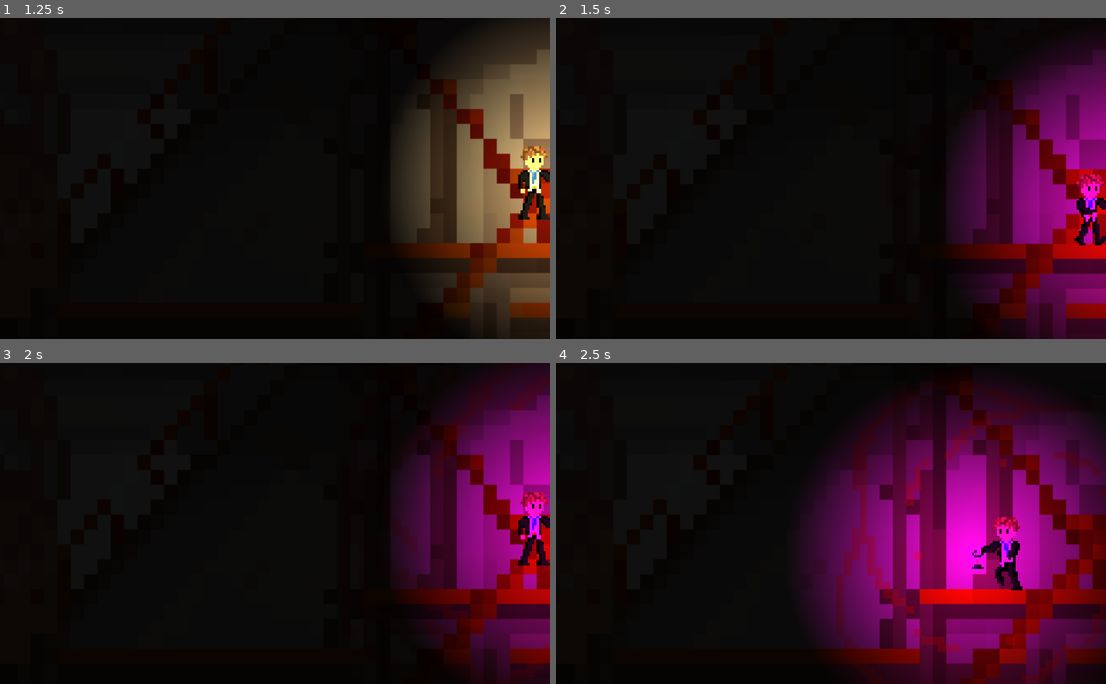
Above: before the commit, frames 1-4 (two rows, left to right).
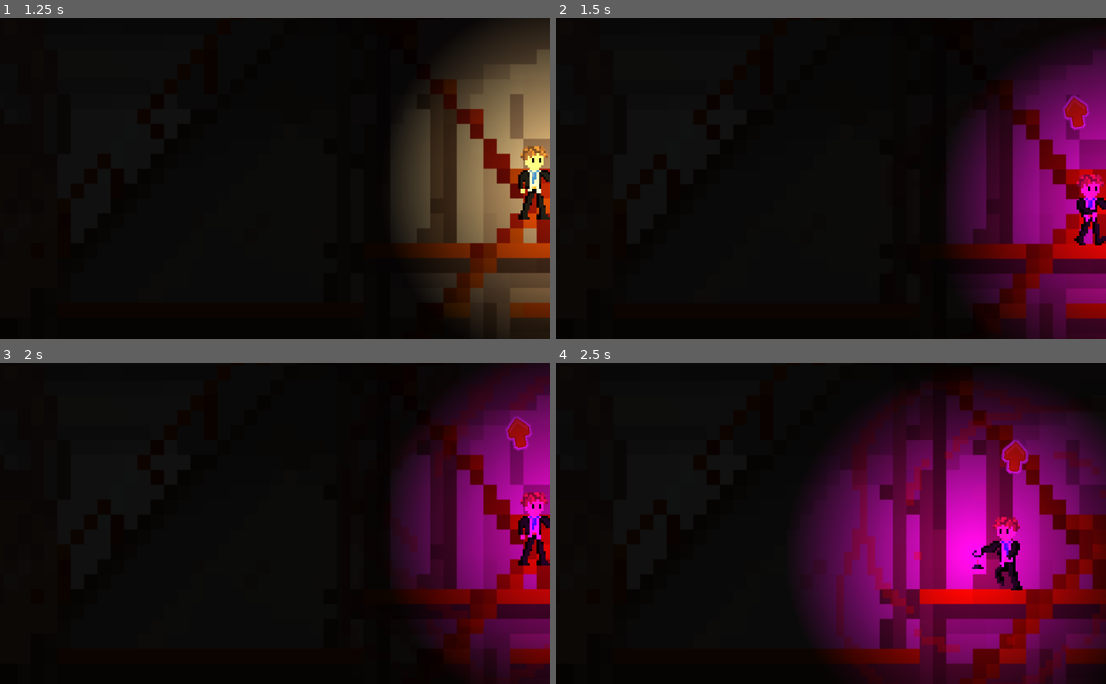
Above: after the commit, the same moments.

Repository: Joogensen/Lumen-Essense
Game: Godot game, scene res://Scenes/main.tscn
The game is run twice, just before and just after one commit, with the same random seed, the same clock (stepped at 60 frames per second) and the same inputs.
Inputs:
- Up to frame 1 (1.25 s): tap Enter at 0.5 s; hold Right (right) from 0.53 s (still down); hold E (light_switch) from 0.53 s (still down); tap Space (jump) at 0.77 s
- Up to frame 2 (1.5 s): keep holding Right (right); release E (light_switch) at 1.28 s; tap C (change_light_color) at 1.35 s
- Up to frame 3 (2 s): keep holding Right (right); tap Space (jump) at 1.52 s; tap E (light_switch) at 1.55 s
- Up to frame 4 (2.5 s): release Right (right) at 2.03 s; hold Left (left) from 2.03 s (still down); hold E (light_switch) from 2.03 s (still down)

Frame 1 is identical in both runs. In frame 2, 0.4% of the frame differs, in the area x 92-98%, y 23-35%; in frame 3, 0.4%; in frame 4, 0.4%, in the area x 80-86%, y 23-35%.

Commit message:
Feature/Arrow
Implemented an arrow that points towards the objective. It is only active in uv mode.

Diff:
--- a/Scenes/main.tscn
+++ b/Scenes/main.tscn
@@ -6,6 +6,7 @@
 [ext_resource type="Script" path="res://Scripts/point_light_2d_2.gd" id="4_ii5tc"]
 [ext_resource type="PackedScene" uid="uid://qw0pg7dirpay" path="res://Scenes/fuel.tscn" id="5_ieyf2"]
 [ext_resource type="Script" path="res://Scripts/area_2d.gd" id="5_v8i7n"]
+[ext_resource type="Texture2D" uid="uid://2mquoxs2eyn2" path="res://Sprites/arrow.png" id="6_0g6ni"]
 [ext_resource type="Texture2D" uid="uid://hf8ksyfjwmb8" path="res://Sprites/10.png" id="6_j5p50"]
 [ext_resource type="Script" path="res://Scripts/static_body_2d_5.gd" id="8_jq0ix"]
 [ext_resource type="PackedScene" uid="uid://c13ceq0624wy8" path="res://Scenes/LightSwitch.tscn" id="10_as27t"]
@@ -49,21 +50,21 @@
 [sub_resource type="WorldBoundaryShape2D" id="WorldBoundaryShape2D_tve56"]
 distance = -113.0
 
-[sub_resource type="RectangleShape2D" id="RectangleShape2D_qlk1d"]
-size = Vector2(38.5, 30.5)
-
-[sub_resource type="RectangleShape2D" id="RectangleShape2D_i8xte"]
-size = Vector2(17, 13.5)
-
-[sub_resource type="RectangleShape2D" id="RectangleShape2D_qos6a"]
-size = Vector2(161, 29)
-
 [sub_resource type="SegmentShape2D" id="SegmentShape2D_b5lgk"]
 a = Vector2(128, -8)
 b = Vector2(-111, -9)
 
 [sub_resource type="RectangleShape2D" id="RectangleShape2D_w8vq3"]
 size = Vector2(59, 53)
+
+[sub_resource type="RectangleShape2D" id="RectangleShape2D_qlk1d"]
+size = Vector2(38.5, 30.5)
+
+[sub_resource type="RectangleShape2D" id="RectangleShape2D_i8xte"]
+size = Vector2(17, 13.5)
+
+[sub_resource type="RectangleShape2D" id="RectangleShape2D_qos6a"]
+size = Vector2(161, 29)
 
 [node name="Main" type="Node2D"]
 light_mask = 8
@@ -74,11 +75,6 @@
 position = Vector2(580, 319)
 scale = Vector2(0.557617, 0.626953)
 texture = ExtResource("1_5uln4")
-
-[node name="CanvasModulate" type="CanvasModulate" parent="."]
-light_mask = 8
-visibility_layer = 8
-color = Color(0.0666667, 0.0666667, 0.0666667, 1)
 
 [node name="ColorRect" type="ColorRect" parent="."]
 offset_left = 1087.0
@@ -87,13 +83,19 @@
 offset_bottom = 226.0
 color = Color(0, 0, 0, 1)
 
-[node name="Area2D" parent="." node_paths=PackedStringArray("canvas_modulate_node") instance=ExtResource("10_as27t")]
+[node name="LightSwitch" parent="." node_paths=PackedStringArray("canvas_modulate_node") instance=ExtResource("10_as27t")]
 position = Vector2(1102, 210)
 canvas_modulate_node = NodePath("../CanvasModulate")
 
-[node name="Player" parent="." node_paths=PackedStringArray("canvas_modulate_node") instance=ExtResource("1_ahjb2")]
+[node name="CanvasModulate" type="CanvasModulate" parent="."]
+light_mask = 0
+visibility_layer = 0
+color = Color(0.0666667, 0.0666667, 0.0666667, 1)
+
+[node name="Player" parent="." node_paths=PackedStringArray("canvas_modulate_node", "light_switch") instance=ExtResource("1_ahjb2")]
 position = Vector2(1089, 428)
 canvas_modulate_node = NodePath("../CanvasModulate")
+light_switch = NodePath("../LightSwitch")
 metadata/_edit_group_ = true
 
 [node name="Camera2D" type="Camera2D" parent="Player"]
@@ -123,6 +125,13 @@
 current_fuel = 50.0
 canvas_modulate_node = NodePath("../../CanvasModulate")
 
+[node name="Arrow" type="Sprite2D" parent="Player"]
+visible = false
+light_mask = 5
+texture_filter = 1
+scale = Vector2(0.1, 0.1)
+texture = ExtResource("6_0g6ni")
+
 [node name="Floor1" type="StaticBody2D" parent="." groups=["Platforms"]]
 metadata/_edit_group_ = true
 
@@ -210,6 +219,56 @@
 
 [node name="CollisionShape2D" type="CollisionShape2D" parent="BottomBoundary"]
 shape = SubResource("WorldBoundaryShape2D_tve56")
+
+[node name="Spikes" type="Area2D" parent="." groups=["Death"]]
+script = ExtResource("5_v8i7n")
+
+[node name="CollisionShape2D" type="CollisionShape2D" parent="Spikes"]
+position = Vector2(381, 598)
+shape = SubResource("SegmentShape2D_b5lgk")
+
+[node name="Sprite2D" type="Sprite2D" parent="Spikes"]
+position = Vector2(309, 625)
+scale = Vector2(1.19231, 1.1875)
+texture = ExtResource("6_j5p50")
+flip_v = true
+
+[node name="Sprite2D2" type="Sprite2D" parent="Spikes"]
+position = Vector2(387, 625)
+scale = Vector2(1.19231, 1.1875)
+texture = ExtResource("6_j5p50")
+flip_v = true
+
+[node name="Sprite2D3" type="Sprite2D" parent="Spikes"]
+position = Vector2(466, 625)
+scale = Vector2(1.19231, 1.1875)
+texture = ExtResource("6_j5p50")
+flip_v = true
+
+[node name="fuel" parent="." groups=["lantern_fuel"] instance=ExtResource("5_ieyf2")]
+position = Vector2(601, 135)
+
+[node name="fuel2" parent="." groups=["lantern_fuel"] instance=ExtResource("5_ieyf2")]
+position = Vector2(85, 390)
+
+[node name="BackgroundMusic" type="AudioStreamPlayer2D" parent="."]
+volume_db = -20.0
+autoplay = true
+
+[node name="Crate" type="RigidBody2D" parent="."]
+position = Vector2(592, 464)
+mass = 0.1
+metadata/_edit_group_ = true
+
+[node name="ColorRect" type="ColorRect" parent="Crate"]
+offset_top = -13.0
+offset_right = 59.0
+offset_bottom = 40.0
+color = Color(0.633792, 0.43595, 0.180674, 1)
+
+[node name="CollisionShape2D" type="CollisionShape2D" parent="Crate"]
+position = Vector2(29.5, 13.5)
+shape = SubResource("RectangleShape2D_w8vq3")
 
 [node name="UvPlatform1" type="StaticBody2D" parent="." groups=["uv_platform"]]
 script = ExtResource("8_jq0ix")
@@ -256,53 +315,3 @@
 [node name="CollisionShape2D" type="CollisionShape2D" parent="UvPlatform3"]
 position = Vector2(417.5, 506.5)
 shape = SubResource("RectangleShape2D_qos6a")
-
-[node name="Spikes" type="Area2D" parent="." groups=["Death"]]
-script = ExtResource("5_v8i7n")
-
-[node name="CollisionShape2D" type="CollisionShape2D" parent="Spikes"]
-position = Vector2(381, 598)
-shape = SubResource("SegmentShape2D_b5lgk")
-
-[node name="Sprite2D" type="Sprite2D" parent="Spikes"]
-position = Vector2(309, 625)
-scale = Vector2(1.19231, 1.1875)
-texture = ExtResource("6_j5p50")
-flip_v = true
-
-[node name="Sprite2D2" type="Sprite2D" parent="Spikes"]
-position = Vector2(387, 625)
-scale = Vector2(1.19231, 1.1875)
-texture = ExtResource("6_j5p50")
-flip_v = true
-
-[node name="Sprite2D3" type="Sprite2D" parent="Spikes"]
-position = Vector2(466, 625)
-scale = Vector2(1.19231, 1.1875)
-texture = ExtResource("6_j5p50")
-flip_v = true
-
-[node name="fuel" parent="." groups=["lantern_fuel"] instance=ExtResource("5_ieyf2")]
-position = Vector2(601, 135)
-
-[node name="fuel2" parent="." groups=["lantern_fuel"] instance=ExtResource("5_ieyf2")]
-position = Vector2(85, 390)
-
-[node name="BackgroundMusic" type="AudioStreamPlayer2D" parent="."]
-volume_db = -20.0
-autoplay = true
-
-[node name="Crate" type="RigidBody2D" parent="."]
-position = Vector2(592, 464)
-mass = 0.1
-metadata/_edit_group_ = true
-
-[node name="ColorRect" type="ColorRect" parent="Crate"]
-offset_top = -13.0
-offset_right = 59.0
-offset_bottom = 40.0
-color = Color(0.633792, 0.43595, 0.180674, 1)
-
-[node name="CollisionShape2D" type="CollisionShape2D" parent="Crate"]
-position = Vector2(29.5, 13.5)
-shape = SubResource("RectangleShape2D_w8vq3")
--- /dev/null
+++ b/Scripts/main.gdshader
@@ -0,0 +1,7 @@
+shader_type canvas_item;
+
+void fragment() {
+    vec4 tex_col = texture(TEXTURE, UV);
+    COLOR.rgb = tex_col.rgb;
+    COLOR.a = tex_col.a;
+}
--- a/Scripts/playerController.gd
+++ b/Scripts/playerController.gd
@@ -1,6 +1,9 @@
 extends CharacterBody2D
 
+@export var orbit_radius: float = 64.0
+
 @export var canvas_modulate_node: CanvasModulate
+@export var light_switch: Area2D
 @export var walk_speed = 150.0
 @export_range(0,1) var acceleration = 0.1
 @export_range(0,1) var deceleration = 0.1
@@ -18,6 +21,7 @@
 @onready var animated_sprite = $ParanoiaAnimationPlayer
 @onready var footstep: AudioStreamPlayer2D = $PlayerAudios/Footstep
 
+
 const PUSH_FORCE = 18.0
 const MIN_PUSH_FORCE = 10.0
 
@@ -25,6 +29,12 @@
 	for fuel in get_tree().get_nodes_in_group("lantern_fuel"):
 		if fuel.has_signal("collected"):
 			fuel.collected.connect(_on_fuel_collected)
+
+	var uv = get_tree().root.get_node("Main/Player/PointLight2D")
+
+	# Ensure the UV node exists and has the signal before connecting
+	if uv and uv.has_signal("uv_active"):
+		uv.uv_active.connect(_on_PointLight2D_uv_active)  # Connect the signal
 
 func _process(delta):
 	if is_dead: return
@@ -75,6 +85,21 @@
 		var c = get_slide_collision(i)
 		if c.get_collider() is RigidBody2D and is_on_floor():
 			c.get_collider().apply_central_impulse(-c.get_normal() * ((PUSH_FORCE * velocity.length() / walk_speed) + MIN_PUSH_FORCE))
+
+	if $Arrow.visible and light_switch:
+		$Arrow.visible = true
+		var arrow_direction = light_switch.global_position - global_position
+		# Position the arrow on the circle
+		$Arrow.position = arrow_direction.normalized() * orbit_radius
+
+		# Rotate arrow so its "up" aligns with direction
+		$Arrow.rotation = arrow_direction.angle() - deg_to_rad(270)
+
+		# Hide arrow if close enough
+		if arrow_direction.length() < 100.0:
+			$Arrow.visible = false
+
+
 
 func _play_footstep_audio():
 	footstep.pitch_scale = randf_range(.8,1.2)
@@ -128,3 +153,6 @@
 	# Apply transformations to paranoia_sprite, NOT animated_sprite
 	paranoia_sprite.scale = paranoia_sprite.scale.lerp(Vector2(6.0 - paranoia_factor * 5.0, 6.0 - paranoia_factor * 5.0), delta * 15.0)
 	paranoia_sprite.modulate = paranoia_sprite.modulate.lerp(Color(1.0, 0.0, 0.0, 0.2 + paranoia_factor * 0.8), delta * 15.0)
+
+func _on_PointLight2D_uv_active(is_uv_active: bool) -> void:
+	$Arrow.visible = is_uv_active
Not shown: 1 places in Scenes/main.tscn that only renumber resources
Binary file added: Sprites/arrow.png
Not shown, added: Sprites/arrow.png.import
